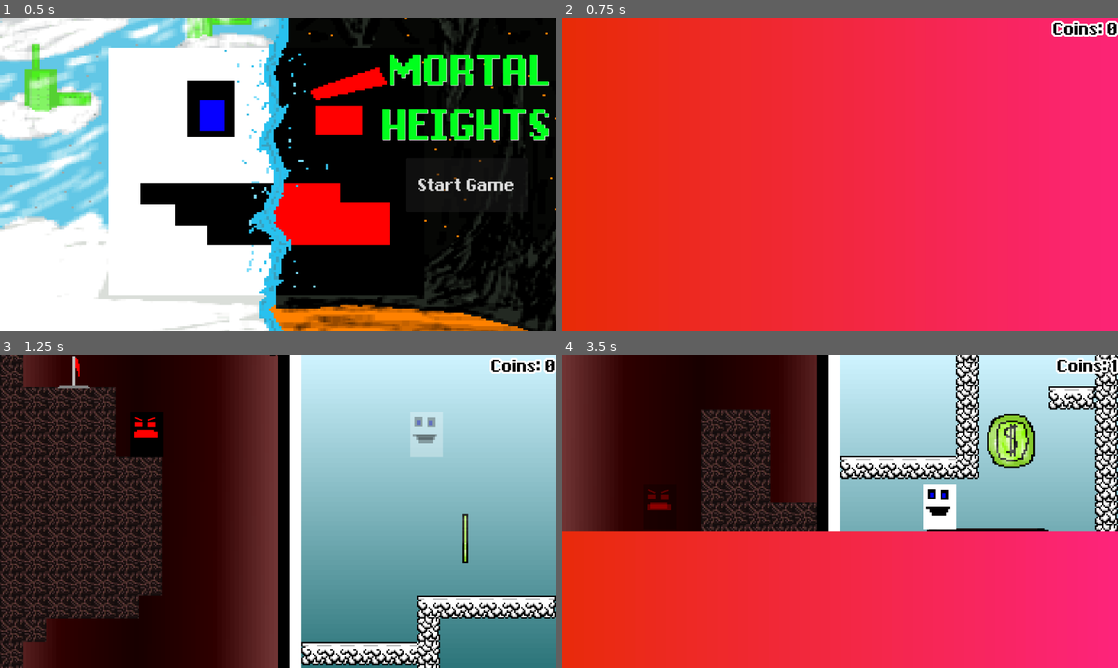
Above: before the commit, frames 1-4 (two rows, left to right).
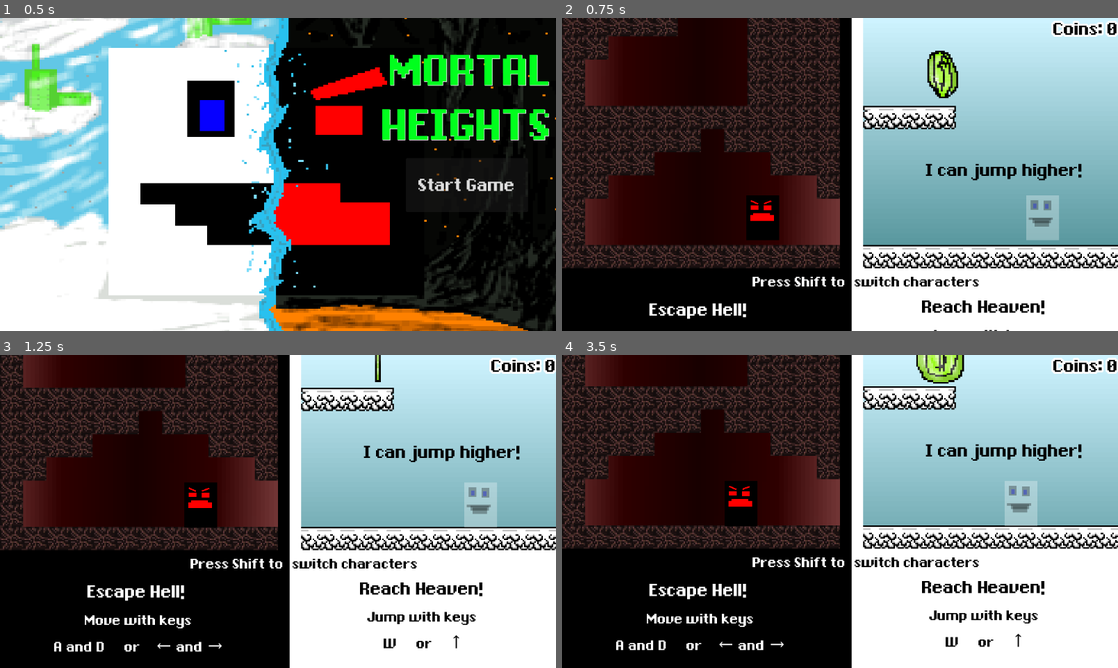
Above: after the commit, the same moments.

Repository: stefiscool/parrallel-platformer
Game: Godot game, scene res://scenes/title.tscn
The game is run twice, just before and just after one commit, with the same random seed, the same clock (stepped at 60 frames per second) and the same inputs.
Inputs:
- Up to frame 1 (0.5 s): no input
- Up to frame 2 (0.75 s): click "Start Game" at 0.5 s
- Up to frame 3 (1.25 s): no input
- Up to frame 4 (3.5 s): hold Right (right) 1.28-2.78 s; tap Shift (switch) at 1.35, 2.1, 2.85 s; tap W (jump) at 1.52, 2.27 s; hold A (left) from 2.78 s (still down)

Frame 1 is identical in both runs. In frame 2, 100% of the frame differs, in the area x 0-100%, y 0-100%; in frame 3, 52%; in frame 4, 70%.

Commit message:
Fix player position

Diff:
--- a/scenes/world.tscn
+++ b/scenes/world.tscn
@@ -1041,7 +1041,7 @@
 is_left_not_right = false
 
 [node name="Secondplayer" parent="." instance=ExtResource("4_shj87")]
-position = Vector2(305, -4099)
+position = Vector2(417, 276)
 
 [node name="Camera2D" type="Camera2D" parent="."]
 position = Vector2(450, 75)
